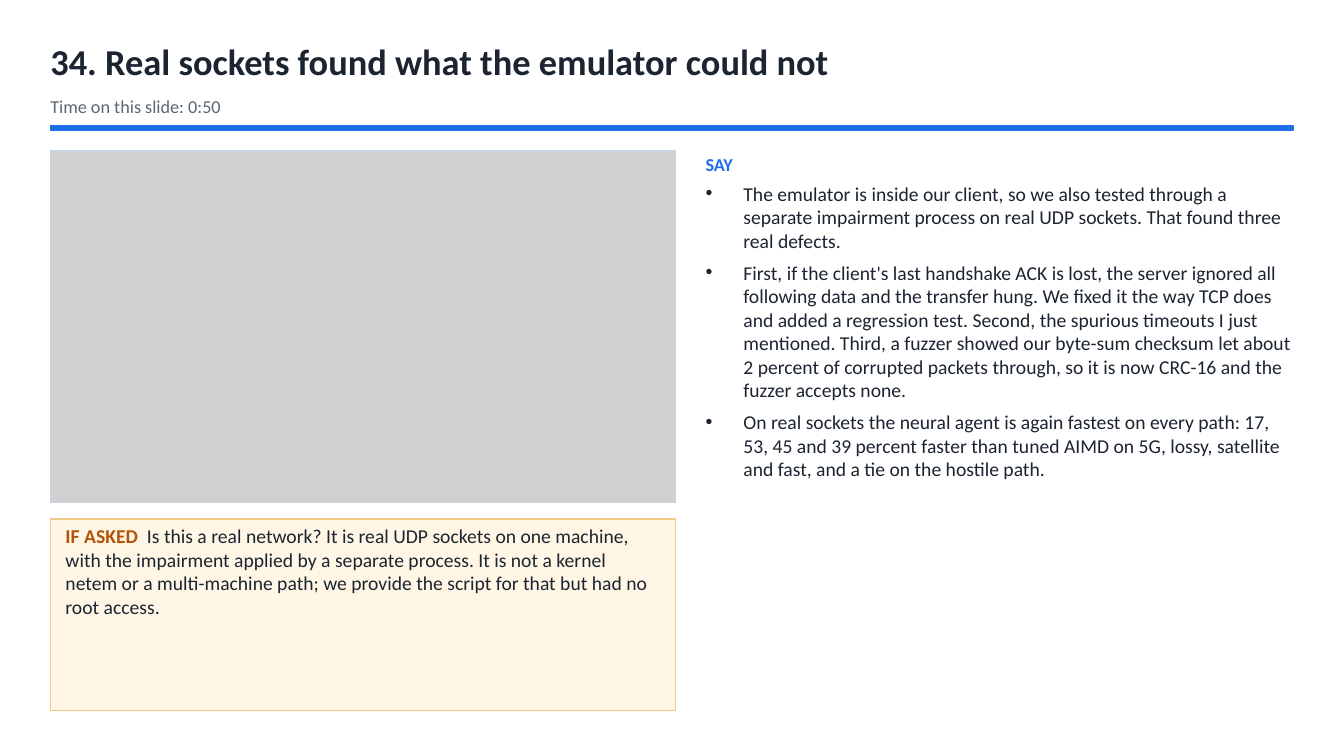
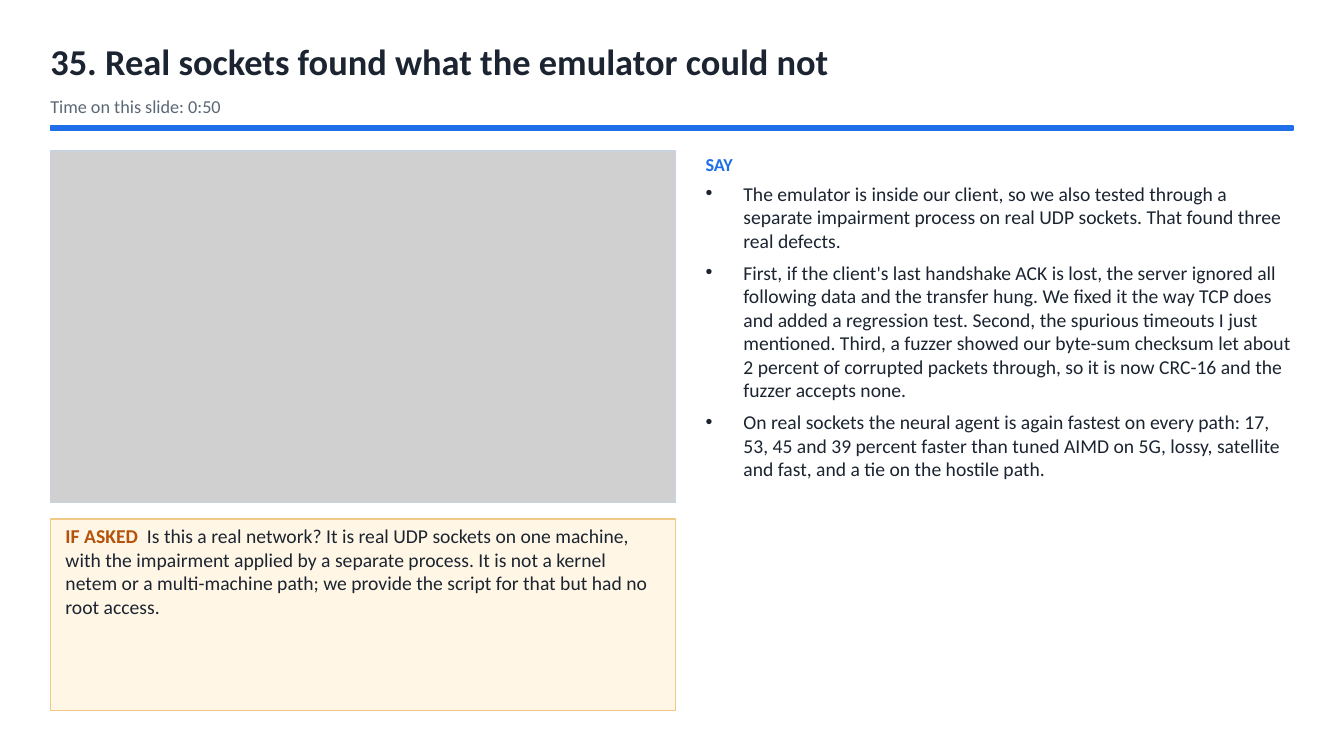
Before and after one commit to Capsturrrr/REPLIC, a slide deck: slide 37 of docs/final/RUDP_Host_Guide.pptx (slide 36 before the commit). Drawn at 1344x756 pixels with LibreOffice and Linux fonts; fonts in the diff are those of the drawing; grey boxes stand for pictures. Boxes give left, top, right and bottom in pixels: in the first picture for what was removed or moved away, otherwise in the second. Text is boxed around its words. In the diff, an @@ line names an element or a change of style, - is before the commit and + after.

```diff
--- a/docs/final/RUDP_Host_Guide.pptx
+++ b/docs/final/RUDP_Host_Guide.pptx
@@ text at bbox=[50, 49, 829, 76]: text changed @@
-34. Real sockets found what the emulator could not
+35. Real sockets found what the emulator could not
```
Also in this commit, not shown: 37 other slides changed, 1 slide added, 6 other files.
